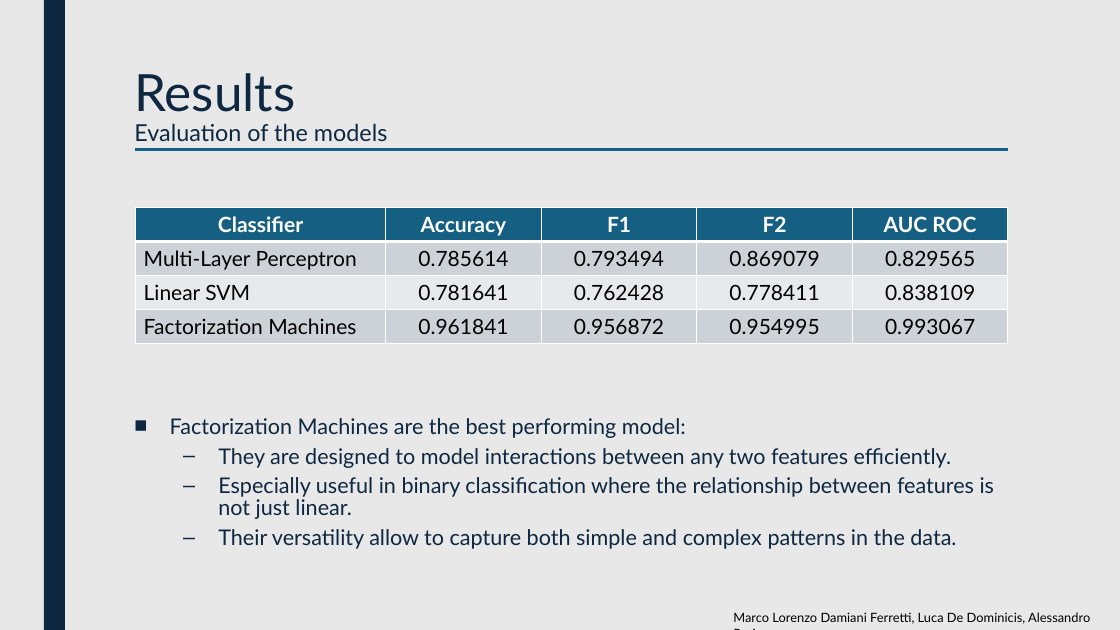
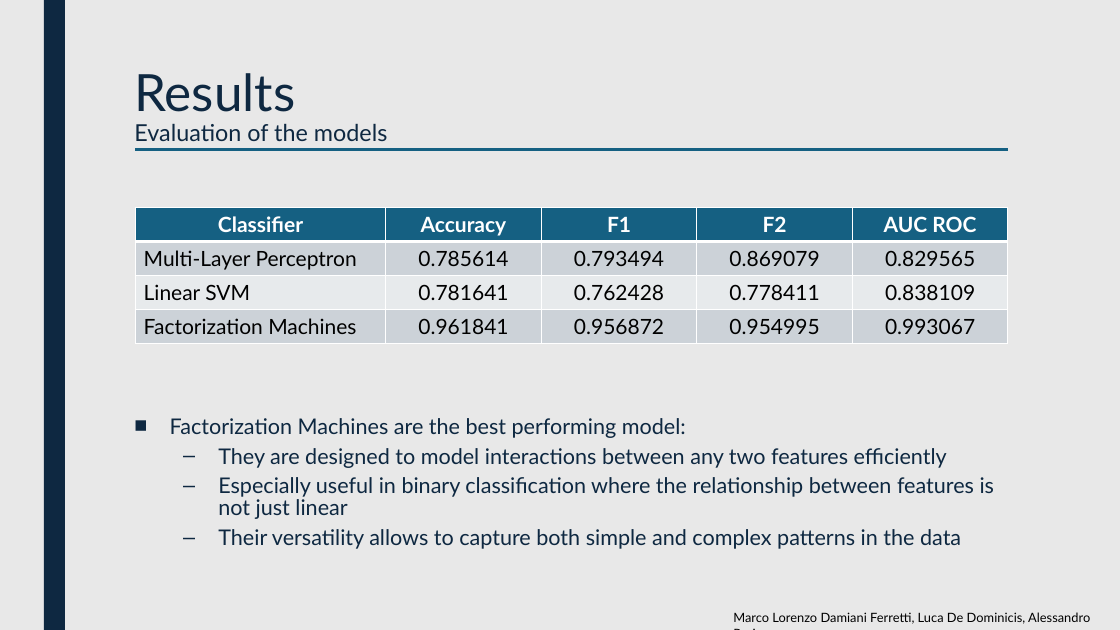
Before and after one commit to luca-de-dominicis/Big_Data_Analytics, a slide deck: slide 14 of BDA-Presentation.pptx. Drawn at 1120x630 pixels with LibreOffice and Linux fonts; fonts in the diff are those of the drawing. Boxes give left, top, right and bottom in pixels: in the first picture for what was removed or moved away, otherwise in the second. Text is boxed around its words. In the diff, an @@ line names an element or a change of style, - is before the commit and + after.

```diff
--- a/BDA-Presentation.pptx
+++ b/BDA-Presentation.pptx
@@ text at box(218, 448, 995, 549): text changed @@
-  – They are designed to model interactions between any two features efficiently.
-  – Especially useful in binary classification where the relationship between features is not just linear.
-  – Their versatility allow to capture both simple and complex patterns in the data.
+  – They are designed to model interactions between any two features efficiently
+  – Especially useful in binary classification where the relationship between features is not just linear
+  – Their versatility allows to capture both simple and complex patterns in the data
```
Also in this commit, not shown: 10 other slides changed.
